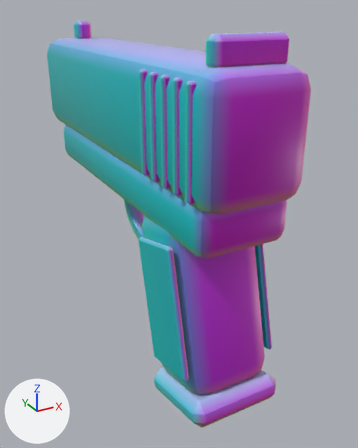
Two versions of the glTF model game/assets/models/weapons/wpn_pistol.glb, one commit apart.
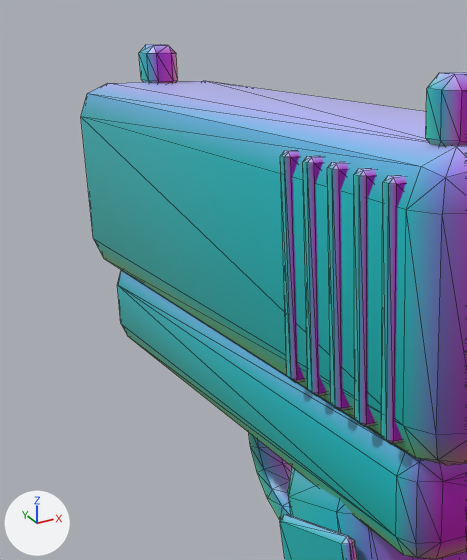
There are two pictures of each version: one whole from a 50 mm lens placed at (-0.0747, -0.1276, 0.0638), pointed at (0.0106, 0.0276, -0.0138), one close up on the part from 3% to 63% of the width and 0% to 58% of the height. The axes (+X, +Y, +Z) are drawn at lower left. The lights are the same throughout. The last two pictures show the newer version. The close-ups show mesh edges as thin lines. Where no turn or scale is listed for an object, it has been applied to the vertices. Vertices at exactly the same position are counted once.

Before the edit, the objects in view are built like this:
```python
me_wpn_pistol_mesh = bpy.data.meshes.new('wpn_pistol_mesh')
me_wpn_pistol_mesh.from_pydata(...)  # 672 vertices, 1272 faces; spans x -0.0168..0.0172, y -0.035..0.1135, z -0.0616..0.058
# faces by material slot: [1016, 60, 196]
me_wpn_pistol_mesh.materials.append(mat_m_metal)
me_wpn_pistol_mesh.materials.append(mat_m_flat)
me_wpn_pistol_mesh.materials.append(mat_m_toon_base)
ob_wpn_pistol_mesh = bpy.data.objects.new('wpn_pistol_mesh', me_wpn_pistol_mesh)
ob_wpn_pistol_mesh.location = (0.0, 0.0, 0.0)
```
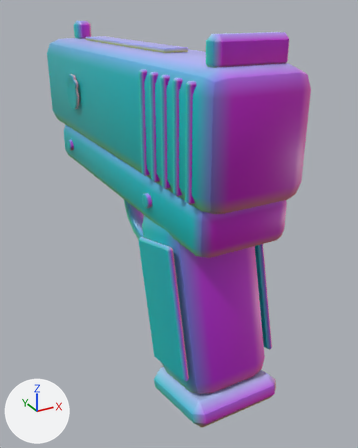
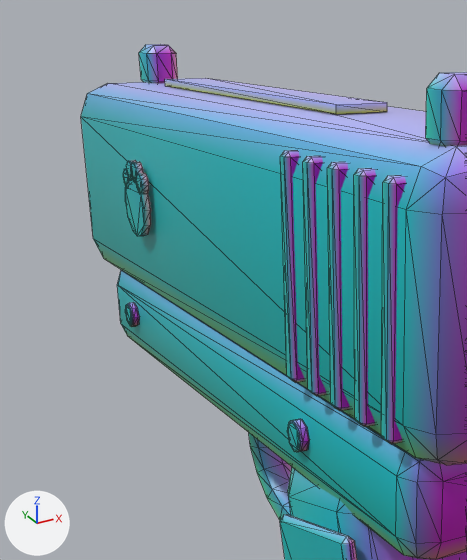
Where the change shows, as pixel boxes [x1, y1, x2, y2] in the close-ups (467 x 560 px):
part 1 of me_wpn_pistol_mesh, added (blue): after [165, 78, 387, 114]
part 2 of me_wpn_pistol_mesh, added (cyan): after [125, 176, 151, 236]
part 3 of me_wpn_pistol_mesh, added: after [136, 173, 149, 194]
part 4 of me_wpn_pistol_mesh, added: after [131, 162, 144, 182]
part 5 of me_wpn_pistol_mesh, added: after [126, 160, 137, 180]
part 6 of me_wpn_pistol_mesh, added: after [123, 169, 129, 188]
part 7 of me_wpn_pistol_mesh, added: after [287, 419, 309, 452]
part 8 of me_wpn_pistol_mesh, added: after [125, 302, 139, 327]

The change, as a list of edits to the scene's bpy script:
```text
Change me_wpn_pistol_mesh:
    used by ob_wpn_pistol_mesh; location = (0.0, 0.0, 0.0)
    remove me_wpn_pistol_mesh.from_pydata(...)  # 672 vertices, 1272 faces; spans x -0.0168..0.0172, y -0.035..0.1135, z -0.0616..0.058
    add me_wpn_pistol_mesh.from_pydata(...)  # 1048 vertices, 1976 faces; spans x -0.0179..0.0185, y -0.035..0.1135, z -0.0616..0.058
    me_wpn_pistol_mesh part 1: a new loose piece, a box spanning x -0.004..0.004, y 0.01..0.08, z 0.0512..0.0524, in mat_m_flat
    me_wpn_pistol_mesh part 2: a new loose piece, a 12-sided cylinder along x spanning x -0.0179..-0.0167, y 0.0547..0.0653, z 0.0278..0.0382, in mat_m_flat
    me_wpn_pistol_mesh part 3: a new loose piece, a 12-sided cylinder along x spanning x -0.0179..-0.0167, y 0.0547..0.0581, z 0.0355..0.0389, in mat_m_flat
    me_wpn_pistol_mesh part 4: a new loose piece, a 12-sided cylinder along x spanning x -0.0179..-0.0167, y 0.0571..0.0605, z 0.0371..0.0405, in mat_m_flat
    me_wpn_pistol_mesh part 5: a new loose piece, a 12-sided cylinder along x spanning x -0.0179..-0.0167, y 0.0595..0.0629, z 0.0371..0.0405, in mat_m_flat
    me_wpn_pistol_mesh part 6: a new loose piece, a 12-sided cylinder along x spanning x -0.0179..-0.0167, y 0.0619..0.0653, z 0.0355..0.0389, in mat_m_flat
    me_wpn_pistol_mesh part 7: a new loose piece of 48 vertices spanning x -0.0164..-0.0148, y -0.0024..0.0024, z 0.0076..0.0124, in mat_m_metal
    me_wpn_pistol_mesh part 8: a new loose piece of 48 vertices spanning x -0.0164..-0.0148, y 0.0726..0.0774, z 0.0076..0.0124, in mat_m_metal
    other edits to the shape of me_wpn_pistol_mesh do not show in these pictures
```
